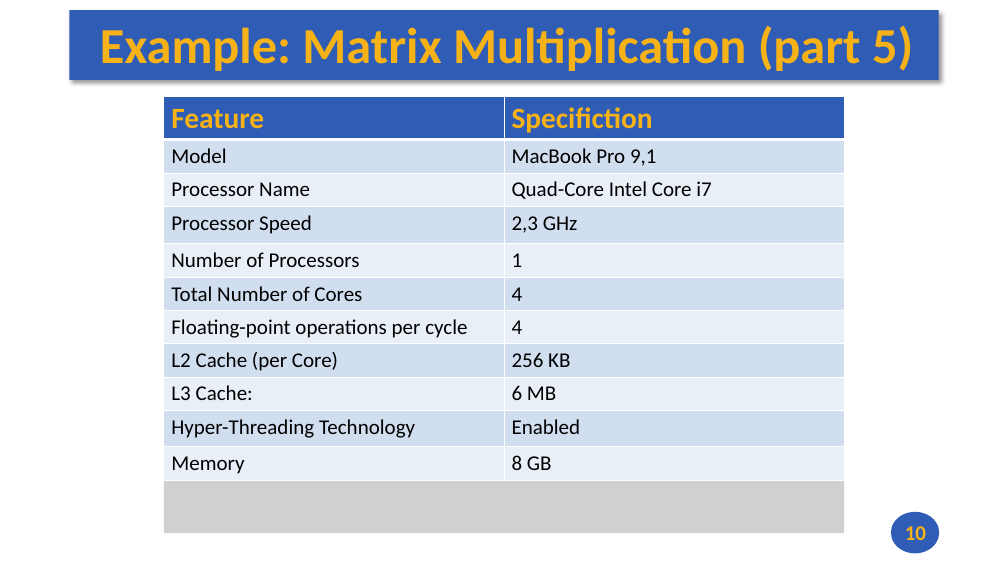
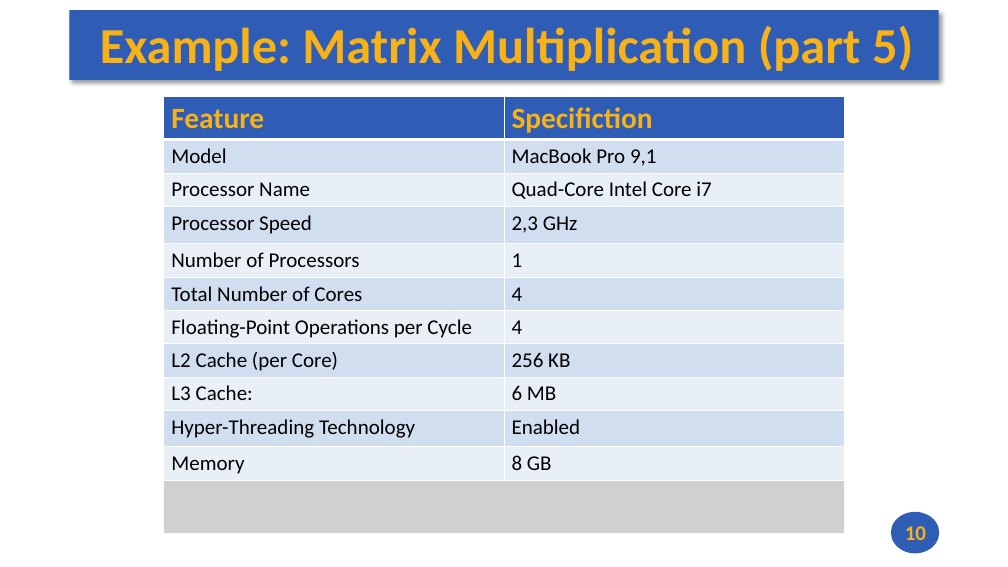
Before and after one commit to andrewt0301/hse-acos-course, a slide deck: slide 10 of docs/part1ca/01_Introduction/CA_Lecture_01.pptx. Drawn at 1008x567 pixels with LibreOffice and Linux fonts; fonts in the diff are those of the drawing; grey boxes stand for pictures. Boxes give left, top, right and bottom in pixels: in the first picture for what was removed or moved away, otherwise in the second. Text is boxed around its words. In the diff, an @@ line names an element or a change of style, - is before the commit and + after.

```diff
--- a/docs/part1ca/01_Introduction/CA_Lecture_01.pptx
+++ b/docs/part1ca/01_Introduction/CA_Lecture_01.pptx
@@ table at [164, 96, 845, 478] @@
-row 7, column 1: Floating-point operations per cycle
+row 7, column 1: Floating-Point Operations per Cycle
```
Also in this commit, not shown: 5 slides added, 2 slides removed, 1 other file.
